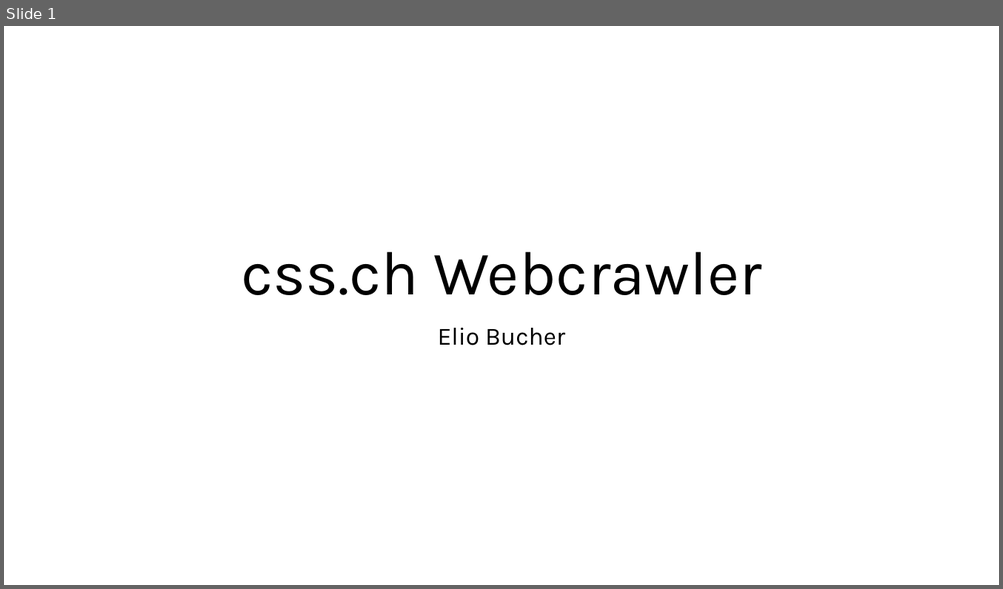
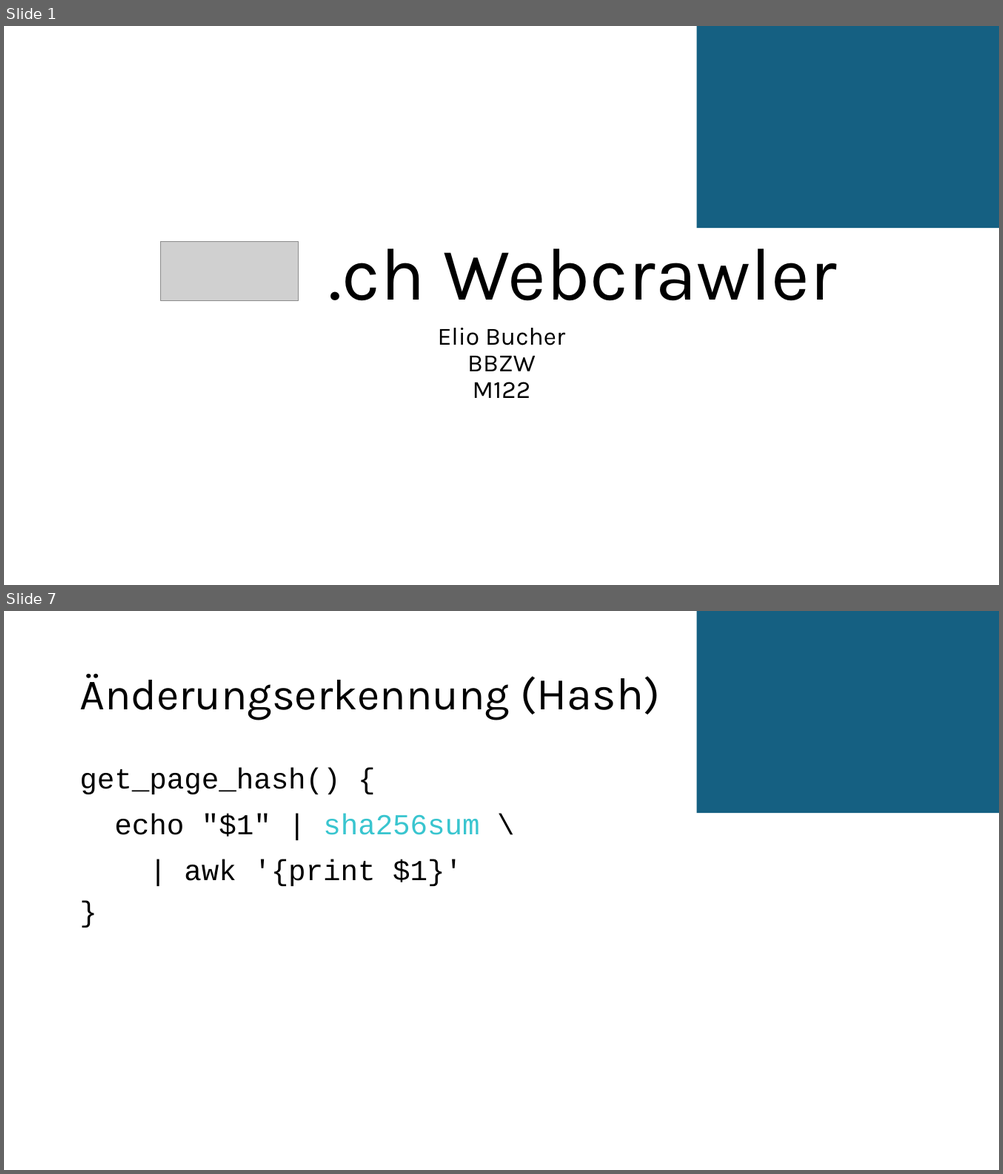
Before and after one commit to ElioBucher/M122-CSS-Web-Crawler, a slide deck: planning/css.ch Webcrawler.pptx. Shown one above the other, each under a label of ours: slide 1 before the commit, slides 1 and 7 after it; the slides between them are not shown. The pictures are 1003x589 and 1003x1174 pixels, drawn with LibreOffice and Linux fonts; fonts in the diff are those of the drawing; grey boxes stand for pictures. Boxes give left, top, right and bottom in pixels: in the first picture for what was removed or moved away, otherwise in the second. Text is boxed around its words. In the diff, an @@ line names an element or a change of style, - is before the commit and + after.

```diff
--- a/planning/css.ch Webcrawler.pptx
+++ b/planning/css.ch Webcrawler.pptx
@@ slide 7 added at (x1=4, y1=611, x2=999, y2=1170), background #FFFFFF @@
@@ rectangle added at (x1=697, y1=611, x2=999, y2=813), fill #156082 @@
@@ title added at (x1=79, y1=674, x2=660, y2=721), 42 pt, text #000000 @@
+Änderungserkennung (Hash)
@@ text added at (x1=79, y1=768, x2=479, y2=886), 28 pt, text #000000 @@
+get_page_hash() {
+echo "$1" | sha256sum \
+| awk '{print $1}'
+}
@@ slide 1 changed as well @@
@@ rectangle added at (x1=697, y1=26, x2=999, y2=228), fill #156082 @@
@@ picture added at (x1=160, y1=242, x2=298, y2=301) @@
@@ title at (x1=329, y1=249, x2=836, y2=301): text changed; size 60 to 72 pt @@
-css.ch Webcrawler
+.ch Webcrawler
@@ subtitle at (x1=438, y1=328, x2=565, y2=398): text changed @@
-Elio Bucher
+Elio Bucher
+BBZW
+M122
```
Also in this commit, not shown: 8 other slides added.
